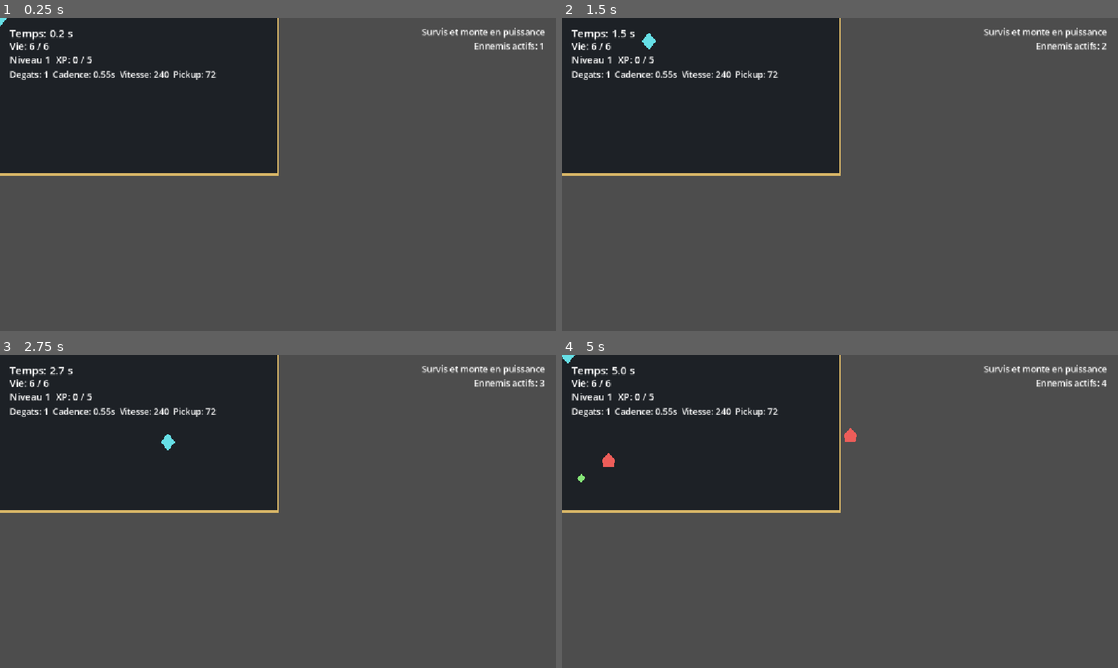
Above: before the commit, frames 1-4 (two rows, left to right).
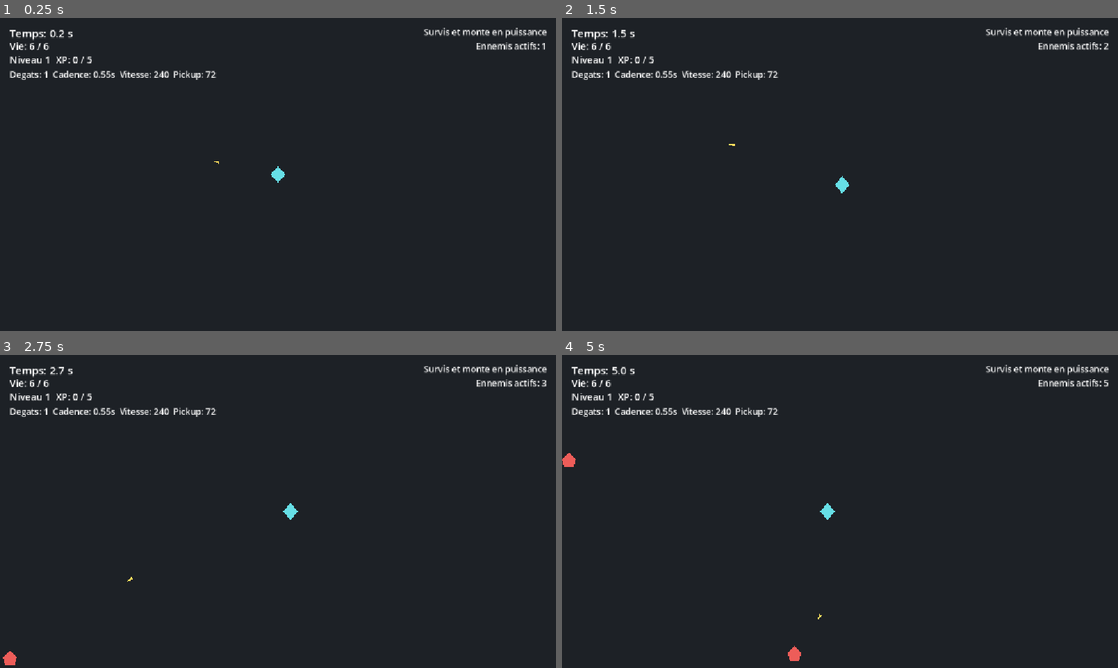
Above: after the commit, the same moments.

Repository: piiieeere/zeucozy
Game: Godot game, scene res://scenes/main.tscn
The game is run twice, just before and just after one commit, with the same random seed, the same clock (stepped at 60 frames per second) and the same inputs.
Inputs:
- Up to frame 1 (0.25 s): no input
- Up to frame 2 (1.5 s): hold Right (ui_right) 0.53-1.28 s; hold Down (ui_down) from 1.28 s (still down)
- Up to frame 3 (2.75 s): release Down (ui_down) at 2.03 s; hold Right (ui_right) from 2.03 s (still down)
- Up to frame 4 (5 s): release Right (ui_right) at 2.78 s; hold Up (ui_up) 2.78-3.53 s; hold Left (ui_left) from 3.53 s (still down)

The runs differ from the first frame. In frame 1, 75% of the frame differs, in the area x 0-100%, y 0-100%; in frame 2, 75%; in frame 3, 75%; in frame 4, 75%.

Commit message:
feat: update display settings and add camera configuration to player scene

Diff:
--- a/project.godot
+++ b/project.godot
@@ -17,7 +17,7 @@
 
 [display]
 
-window/size/mode=3
+window/size/mode=2
 window/size/viewport_width=1152
 window/size/viewport_height=648
 window/stretch/mode="canvas_items"
--- a/scenes/player.tscn
+++ b/scenes/player.tscn
@@ -40,3 +40,8 @@
 
 [node name="CollisionShape2D" type="CollisionShape2D" parent="PickupArea"]
 shape = SubResource("CircleShape2D_pickup")
+
+[node name="Camera2D" type="Camera2D" parent="."]
+enabled = true
+position_smoothing_enabled = true
+position_smoothing_speed = 8.0
--- a/scripts/main.gd
+++ b/scripts/main.gd
@@ -1,18 +1,23 @@
 extends Node2D
 
-const ARENA_SIZE := Vector2(1152.0, 648.0)
 const CHASER_SCENE := preload("res://scenes/enemies/chaser.tscn")
 const BRUTE_SCENE := preload("res://scenes/enemies/brute.tscn")
 const XP_ORB_SCENE := preload("res://scenes/xp_orb.tscn")
 const PROJECTILE_SCENE := preload("res://scenes/projectile.tscn")
+const MIN_ARENA_SIZE := Vector2(2304.0, 1296.0)
+const ARENA_SCALE := 2.0
 
 var elapsed_time := 0.0
 var spawn_timer := 0.0
 var run_paused := false
 var game_over := false
 var current_upgrade_choices: Array[Dictionary] = []
+var arena_rect := Rect2(Vector2.ZERO, Vector2(1152.0, 648.0))
 
 @onready var player = $Player
+@onready var player_camera: Camera2D = $Player/Camera2D
+@onready var arena: Polygon2D = $Arena
+@onready var arena_border: Line2D = $ArenaBorder
 @onready var enemies_container: Node2D = $Enemies
 @onready var projectiles_container: Node2D = $Projectiles
 @onready var pickups_container: Node2D = $Pickups
@@ -37,6 +42,7 @@
 func _ready() -> void:
 	randomize()
 	add_to_group("game_root")
+	get_window().size_changed.connect(_update_layout)
 
 	player.health_changed.connect(_on_player_health_changed)
 	player.xp_changed.connect(_on_player_xp_changed)
@@ -49,6 +55,7 @@
 
 	restart_button.pressed.connect(_on_restart_button_pressed)
 
+	_update_layout()
 	_on_player_health_changed(player.health, player.max_health)
 	_on_player_xp_changed(player.current_xp, player.xp_to_next, player.level)
 	_on_player_stats_changed(player.build_stats_text())
@@ -80,7 +87,7 @@
 
 
 func get_arena_rect() -> Rect2:
-	return Rect2(-ARENA_SIZE * 0.5, ARENA_SIZE)
+	return arena_rect
 
 
 func clamp_to_arena(world_position: Vector2, padding: Vector2 = Vector2(20.0, 20.0)) -> Vector2:
@@ -136,13 +143,13 @@
 
 	match side:
 		0:
-			return Vector2(randf_range(arena_rect.position.x, arena_rect.end.x), arena_rect.position.y - margin)
+			return Vector2(randf_range(arena_rect.position.x, arena_rect.end.x), arena_rect.position.y + margin)
 		1:
-			return Vector2(arena_rect.end.x + margin, randf_range(arena_rect.position.y, arena_rect.end.y))
+			return Vector2(arena_rect.end.x - margin, randf_range(arena_rect.position.y, arena_rect.end.y))
 		2:
-			return Vector2(randf_range(arena_rect.position.x, arena_rect.end.x), arena_rect.end.y + margin)
+			return Vector2(randf_range(arena_rect.position.x, arena_rect.end.x), arena_rect.end.y - margin)
 		_:
-			return Vector2(arena_rect.position.x - margin, randf_range(arena_rect.position.y, arena_rect.end.y))
+			return Vector2(arena_rect.position.x + margin, randf_range(arena_rect.position.y, arena_rect.end.y))
 
 
 func _on_enemy_defeated(world_position: Vector2, xp_value: int) -> void:
@@ -211,3 +218,58 @@
 func _update_objective_text() -> void:
 	var next_enemy_text := "Brutes en approche" if elapsed_time >= 22.0 else "Survis et monte en puissance"
 	objective_label.text = "%s\nEnnemis actifs: %d" % [next_enemy_text, enemies_container.get_child_count()]
+
+
+func _update_layout() -> void:
+	var viewport_size := get_viewport_rect().size
+
+	if viewport_size == Vector2.ZERO:
+		return
+
+	var world_size := Vector2(
+		max(MIN_ARENA_SIZE.x, viewport_size.x * ARENA_SCALE),
+		max(MIN_ARENA_SIZE.y, viewport_size.y * ARENA_SCALE)
+	)
+	arena_rect = Rect2(-world_size * 0.5, world_size)
+	_update_arena_visuals()
+	_update_ui_layout(viewport_size)
+	_update_camera_limits()
+
+	if player != null and player.global_position == Vector2.ZERO:
+		player.global_position = arena_rect.get_center()
+
+
+func _update_arena_visuals() -> void:
+	var points := PackedVector2Array([
+		arena_rect.position,
+		Vector2(arena_rect.end.x, arena_rect.position.y),
+		arena_rect.end,
+		Vector2(arena_rect.position.x, arena_rect.end.y),
+	])
+	arena.polygon = points
+	arena_border.points = points
+
+
+func _update_ui_layout(viewport_size: Vector2) -> void:
+	objective_label.offset_left = viewport_size.x - 360.0
+	objective_label.offset_right = viewport_size.x - 20.0
+
+	upgrade_panel.offset_left = (viewport_size.x - 500.0) * 0.5
+	upgrade_panel.offset_right = upgrade_panel.offset_left + 500.0
+	upgrade_panel.offset_top = max(96.0, (viewport_size.y - 392.0) * 0.5)
+	upgrade_panel.offset_bottom = upgrade_panel.offset_top + 392.0
+
+	game_over_panel.offset_left = (viewport_size.x - 420.0) * 0.5
+	game_over_panel.offset_right = game_over_panel.offset_left + 420.0
+	game_over_panel.offset_top = max(120.0, (viewport_size.y - 280.0) * 0.5)
+	game_over_panel.offset_bottom = game_over_panel.offset_top + 280.0
+
+
+func _update_camera_limits() -> void:
+	if player_camera == null:
+		return
+
+	player_camera.limit_left = int(arena_rect.position.x)
+	player_camera.limit_top = int(arena_rect.position.y)
+	player_camera.limit_right = int(arena_rect.end.x)
+	player_camera.limit_bottom = int(arena_rect.end.y)
